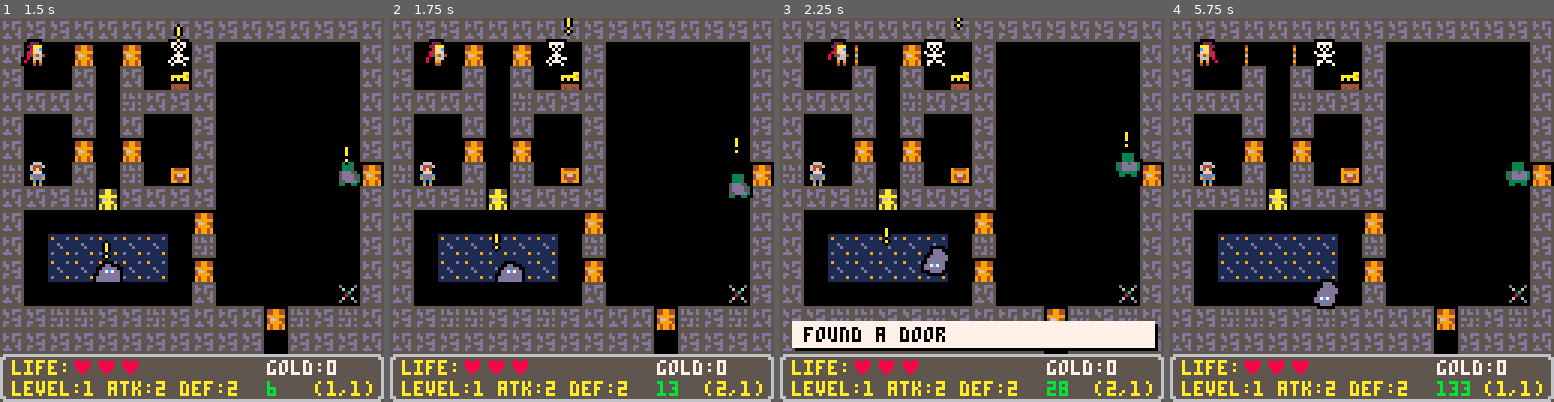
Above: before the commit, frames 1-4 (left to right).
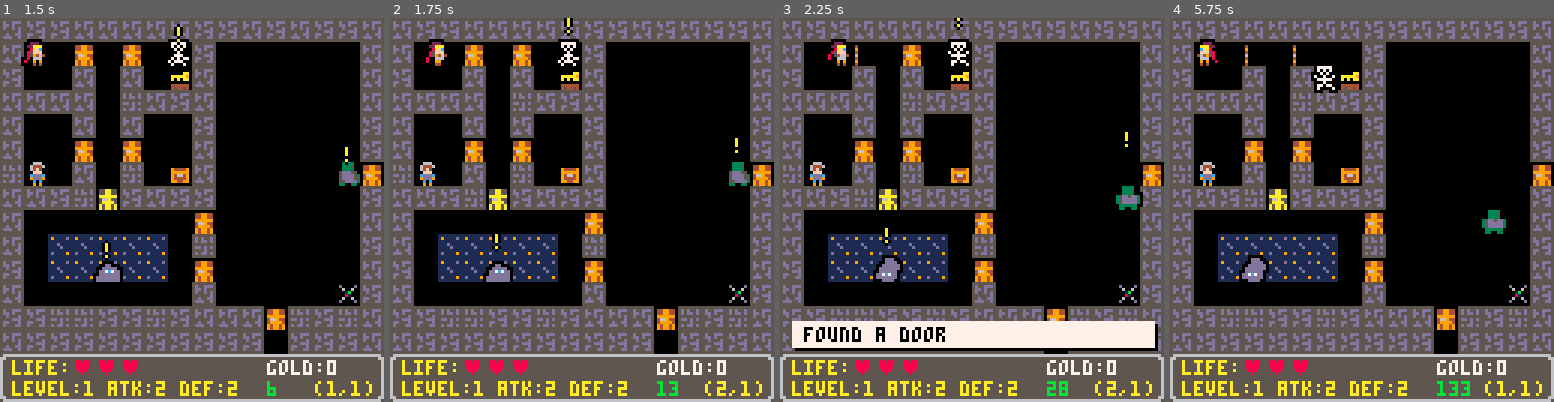
Above: after the commit, the same moments.

Repository: lauripaulo/pico8-games
Game: PICO-8 cartridge pico/yarpg/yarpg.p8
The game is run twice, just before and just after one commit, with the same random seed, the same clock (stepped at 60 frames per second) and the same inputs.
Inputs:
- Up to frame 1 (1.5 s): tap X (X key) at 0.33, 1.07 s
- Up to frame 2 (1.75 s): hold Right from 1.6 s (still down)
- Up to frame 3 (2.25 s): tap X (X key) at 1.85 s; release Right at 2.1 s; hold Up from 2.15 s (still down)
- Up to frame 4 (5.75 s): release Up at 2.42 s; hold Right 2.47-3.03 s; tap X (X key) at 2.97, 4.08, 5.2 s; hold Left 3.08-3.58 s; hold Down 3.63-3.97 s; hold Right 4.02-4.68 s; hold Up 4.73-5.03 s; hold Left 5.08-5.68 s; hold Down from 5.73 s (still down)

Frame 1 is identical in both runs. In frame 2, 1.2% of the frame differs, in the area x 24-95%, y 5-69%; in frame 3, 1.9%; in frame 4, 1.7%.

Commit message:
Fix player update logic, improve attack damage calculation, and enhance mob movement decision-making

Diff:
--- a/pico/yarpg/yarpg.p8
+++ b/pico/yarpg/yarpg.p8
@@ -130,7 +130,7 @@
 		me.bpress = false
 	end
 
-	return bpress
+	return me.bpress
 end
 
 --
@@ -236,8 +236,8 @@
 	-- moving to tile x,y ...
 	local x1,y1=obj.tomx,obj.tomy
 	--debug
-	xy={x1=x1*8,y1=y1*8,x2=x1*8+7,y2=y1*8+7}
-	add(debug,xy)
+	--xy={x1=x1*8,y1=y1*8,x2=x1*8+7,y2=y1*8+7}
+	--add(debug,xy)
 
 	return fget(mget(x1,y1),flag)
 
@@ -374,9 +374,10 @@
 			colr=8
 			sprn=43
 		end
-		addflt(target,"-"..obj.level,colr)
+		local dmg=max(1,result)
+		addflt(target,"-"..dmg,colr)
 		addmsg(obj.name.." attack hit!",t,8)
-		target.hp-=obj.level
+		target.hp-=dmg
 		addhit(target,dspr)
 		if target.hp<=0 then
 			sfx(6)
@@ -450,9 +451,9 @@
 	printh("->search ends.")
 	local path={}
 	local i=0
-	while curr do
-		printh(">>step:"..i.." ("..curr.x..","..curr.y..")")
-		curr=curr.from
+	while cur do
+		printh(">>step:"..i.." ("..cur.x..","..cur.y..")")
+		cur=cur.from
 		i+=1
 	end
 end
@@ -553,21 +554,20 @@
 end
 
 function think(mob)
+	local valid={}
 	for ds in all(directions) do
 		mob.tomx=ds[1]+mob.mapx
 		mob.tomy=ds[2]+mob.mapy
-		if map_collide(mob,0) then
-			mob.tomx=mob.mapx
-			mob.tomy=mob.mapy
-		else
-			local decision=flr(rnd(3))
-			if decision==0 then
-				break
-			else
-				mob.tomx=mob.mapx
-				mob.tomy=mob.mapy
-			end
-		end
+		if not map_collide(mob,0) then
+			add(valid,ds)
+		end
+	end
+	mob.tomx=mob.mapx
+	mob.tomy=mob.mapy
+	if #valid>0 and flr(rnd(3))==0 then
+		local ds=valid[flr(rnd(#valid))+1]
+		mob.tomx=ds[1]+mob.mapx
+		mob.tomy=ds[2]+mob.mapy
 	end
 end
 
@@ -684,7 +684,6 @@
 		if ms.frames ==
 					ms.duration then
 			del(msgs,ms)
-			ms=nil
 		else
 			ms.frames+=1
 		end
@@ -695,7 +694,6 @@
 	for fl in all(flts) do
 		if fl.frames==50 then
 			del(flts,fl)
-			fl=nil
 		else
 			fl.frames+=1
 			fl.y-=(fl.y-fl.tgr)/10
@@ -916,7 +914,7 @@
 
 function findtbl(tbl,ob)
 	for t in all(tbl) do
-		if (t==obj) return t
+		if (t==ob) return t
 	end
 	return nil
 end
